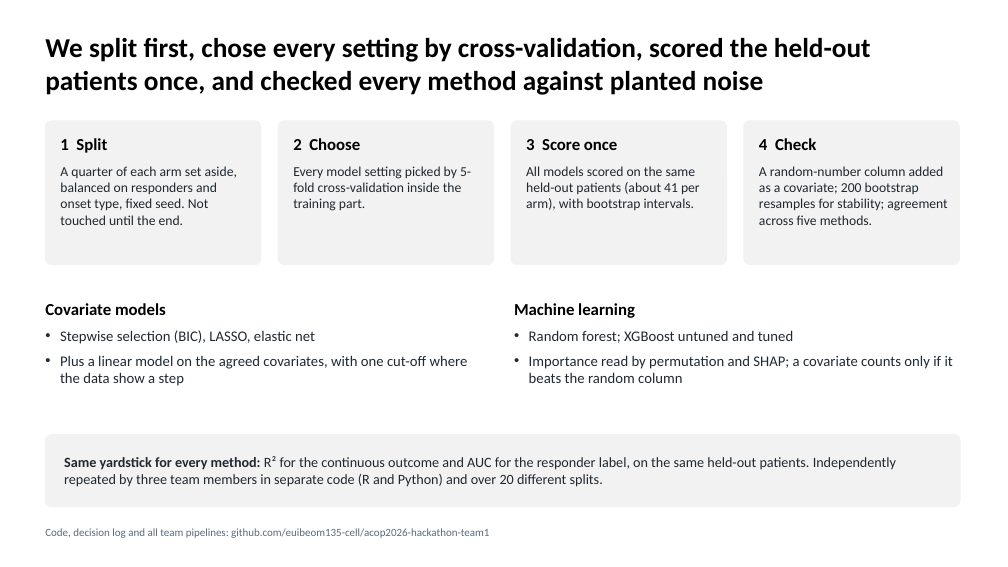
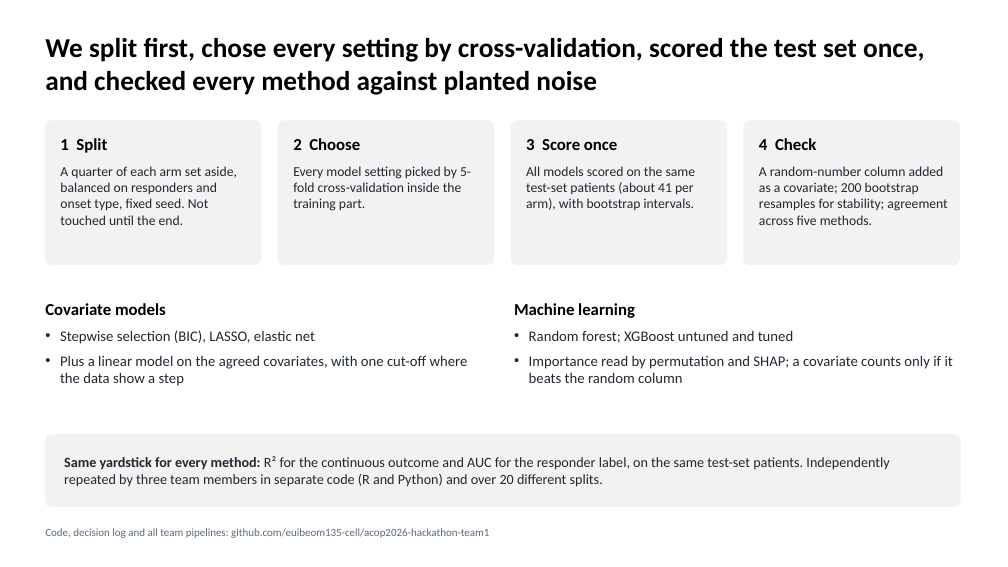
Before and after one commit to euibeom135-cell/acop2026-hackathon-team1, a slide deck: slide 3 of slides/Team1_DM1_slides.pptx. Drawn at 1008x567 pixels with LibreOffice and Linux fonts; fonts in the diff are those of the drawing. Boxes give left, top, right and bottom in pixels: in the first picture for what was removed or moved away, otherwise in the second. Text is boxed around its words. In the diff, an @@ line names an element or a change of style, - is before the commit and + after.

```diff
--- a/slides/Team1_DM1_slides.pptx
+++ b/slides/Team1_DM1_slides.pptx
@@ title at box(45, 38, 924, 95): text changed @@
-We split first, chose every setting by cross-validation, scored the held-out patients once, and checked every method against planted noise
+We split first, chose every setting by cross-validation, scored the test set once, and checked every method against planted noise
@@ text at box(526, 166, 696, 210): text changed @@
-All models scored on the same held-out patients (about 41 per arm), with bootstrap intervals.
+All models scored on the same test-set patients (about 41 per arm), with bootstrap intervals.
@@ text at box(64, 456, 889, 487): text changed @@
-Same yardstick for every method: R² for the continuous outcome and AUC for the responder label, on the same held-out patients. Independently repeated by three team members in separate code (R and Python) and over 20 different splits.
+Same yardstick for every method: R² for the continuous outcome and AUC for the responder label, on the same test-set patients. Independently repeated by three team members in separate code (R and Python) and over 20 different splits.
```
Also in this commit, not shown: 6 other slides changed.
